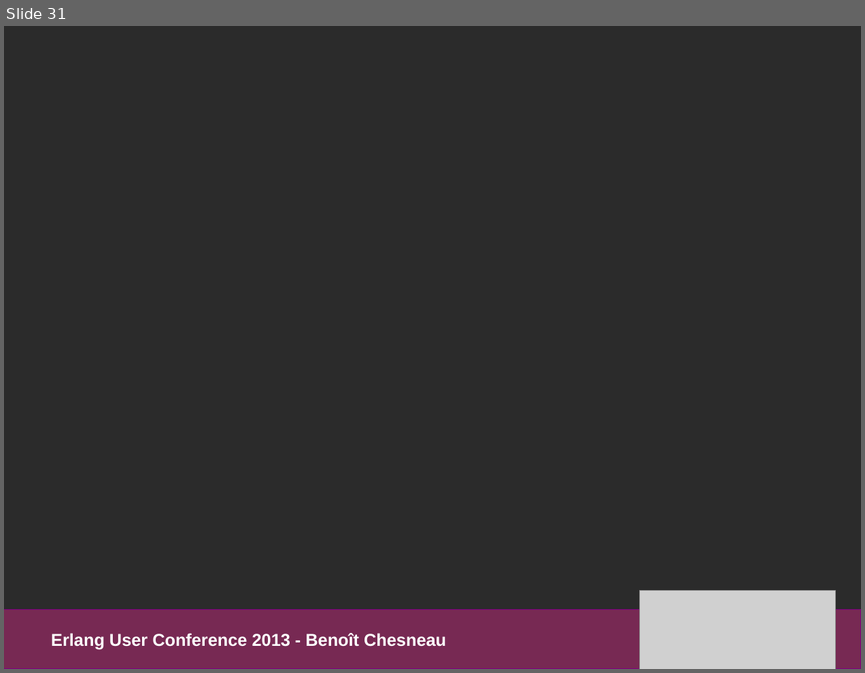
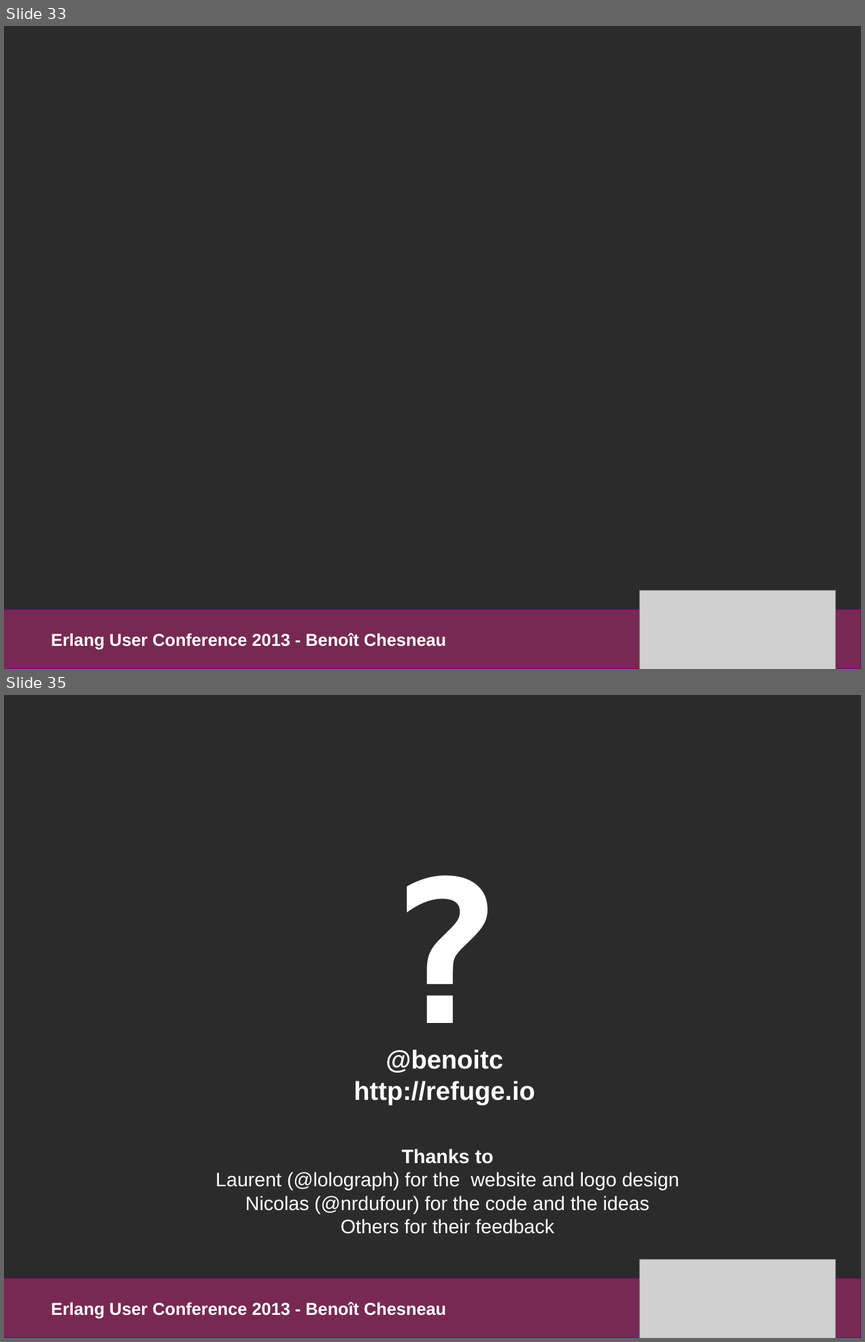
Before and after one commit to refuge/media, a slide deck: slides/pres_refuge_euc2013.odp. Shown one above the other, each under a label of ours: slide 31 before the commit, slides 33 and 35 after it; the slides between them are not shown. The pictures are 865x673 and 865x1342 pixels, drawn with LibreOffice and Linux fonts; fonts in the diff are those of the drawing; grey boxes stand for pictures; background and template pictures are left out; a plain dark background stands for a picture behind light text. Boxes give left, top, right and bottom in pixels: in the first picture for what was removed or moved away, otherwise in the second. Text is boxed around its words. In the diff, an @@ line names an element or a change of style, - is before the commit and + after.

```diff
--- a/slides/pres_refuge_euc2013.odp
+++ b/slides/pres_refuge_euc2013.odp
@@ slide 35 added at [4,695,861,1338], background picture (left out) @@
@@ text added at [377,820,520,1059], 184 pt, text #FFFFFF, bold @@
+?
@@ text added at [354,1049,534,1105], 24 pt, text #FFFFFF, bold @@
+@benoitc
+http://refuge.io
@@ text added at [215,1149,679,1234], 18 pt, text #FFFFFF @@
+Thanks to
+Laurent (@lolograph) for the website and logo design
+Nicolas (@nrdufour) for the code and the ideas
+Others for their feedback
@@ picture added at [640,1259,836,1338] @@
@@ rectangle added at [4,1278,861,1338], fill #772953, outline #800080 0 pt @@
@@ text added at [51,1302,446,1319], 16 pt, text #FFFFFF, bold @@
+Erlang User Conference 2013 - Benoît Chesneau
@@ what was slide 31 is now slide 33 @@
```
Also in this commit, not shown: 11 slides changed, 2 other slides added, 2 other files.
